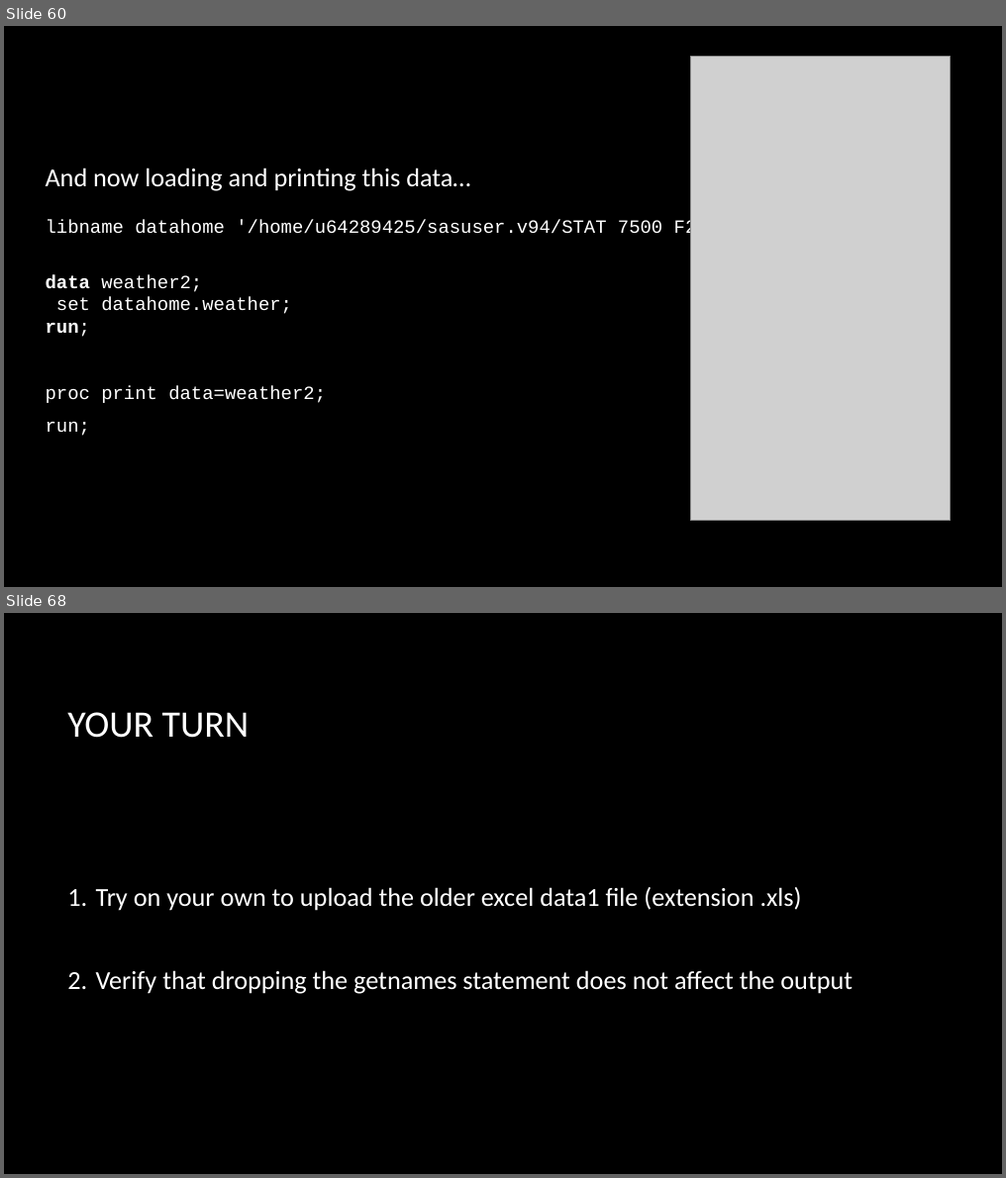
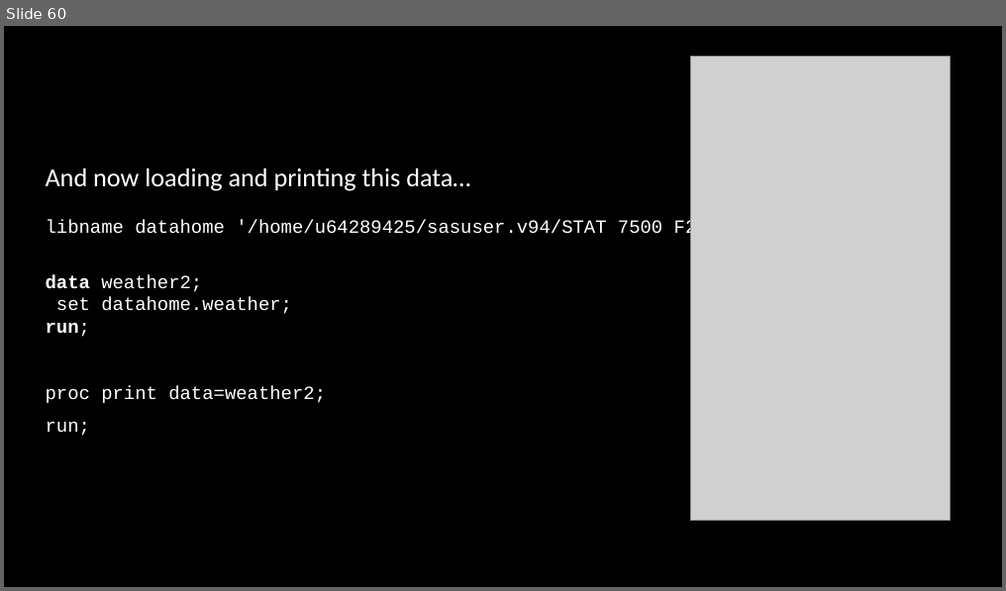
Before and after one commit to kgfitzgerald/stat-7500, a slide deck: assets/lecture_slides/SAS1_intro_to_sas.pptx. Shown one above the other, each under a label of ours: slides 60 and 68 before the commit, slide 60 after it; the slides between them are not shown. The pictures are 1006x1178 and 1006x591 pixels, drawn with LibreOffice and Linux fonts; fonts in the diff are those of the drawing; grey boxes stand for pictures; background and template pictures are left out. Boxes give left, top, right and bottom in pixels: in the first picture for what was removed or moved away, otherwise in the second. Text is boxed around its words. In the diff, an @@ line names an element or a change of style, - is before the commit and + after.

```diff
--- a/assets/lecture_slides/SAS1_intro_to_sas.pptx
+++ b/assets/lecture_slides/SAS1_intro_to_sas.pptx
@@ slide 68 removed at (4,613,1002,1174), background picture (left out) @@
@@ title removed at (67,712,250,738) @@
-YOUR TURN
@@ text removed at (96,887,852,994) @@
-1. Try on your own to upload the older excel data1 file (extension .xls)
-2. Verify that dropping the getnames statement does not affect the output
```
Also in this commit, not shown: 13 other slides removed, 1 other file.
